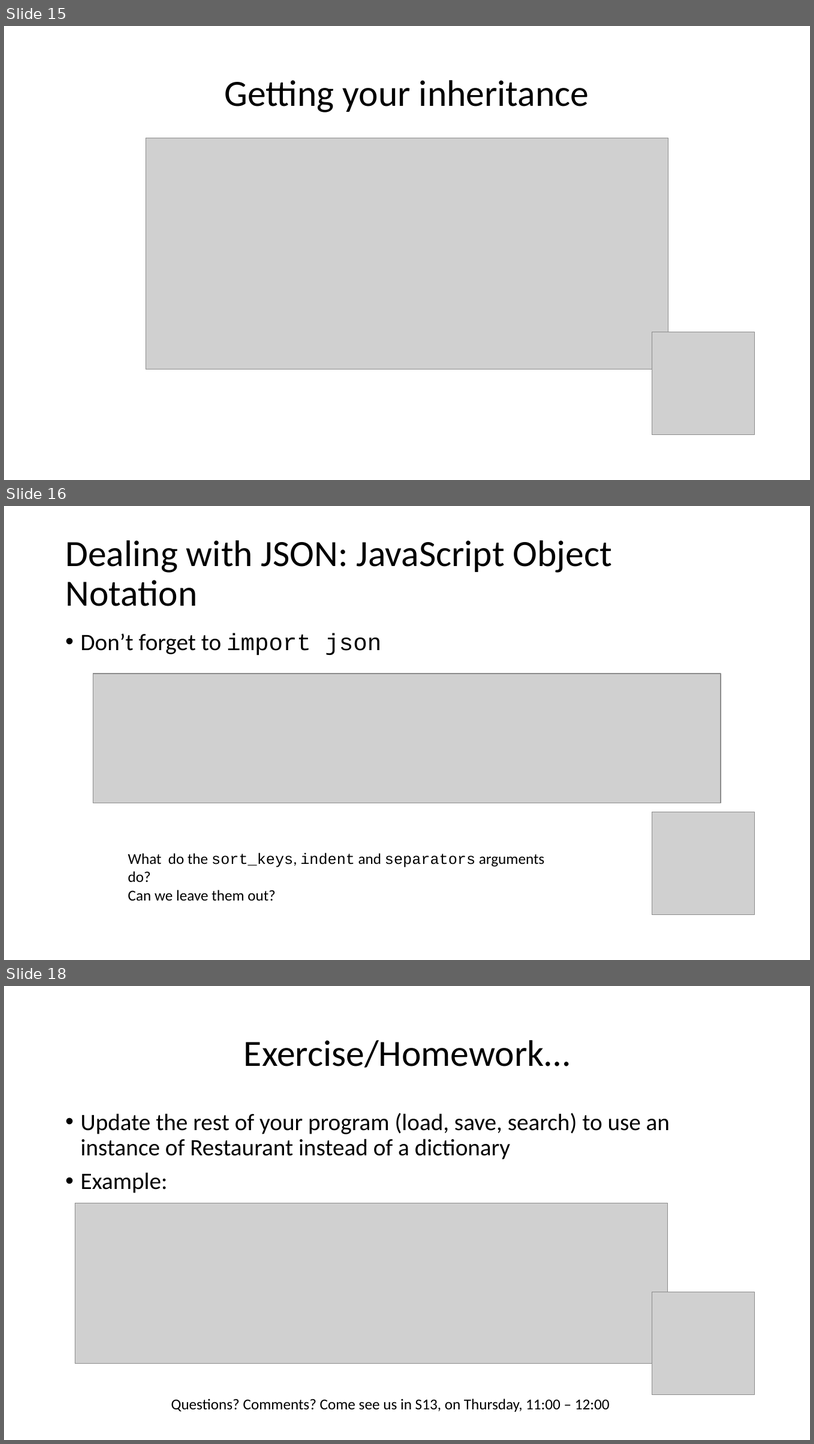
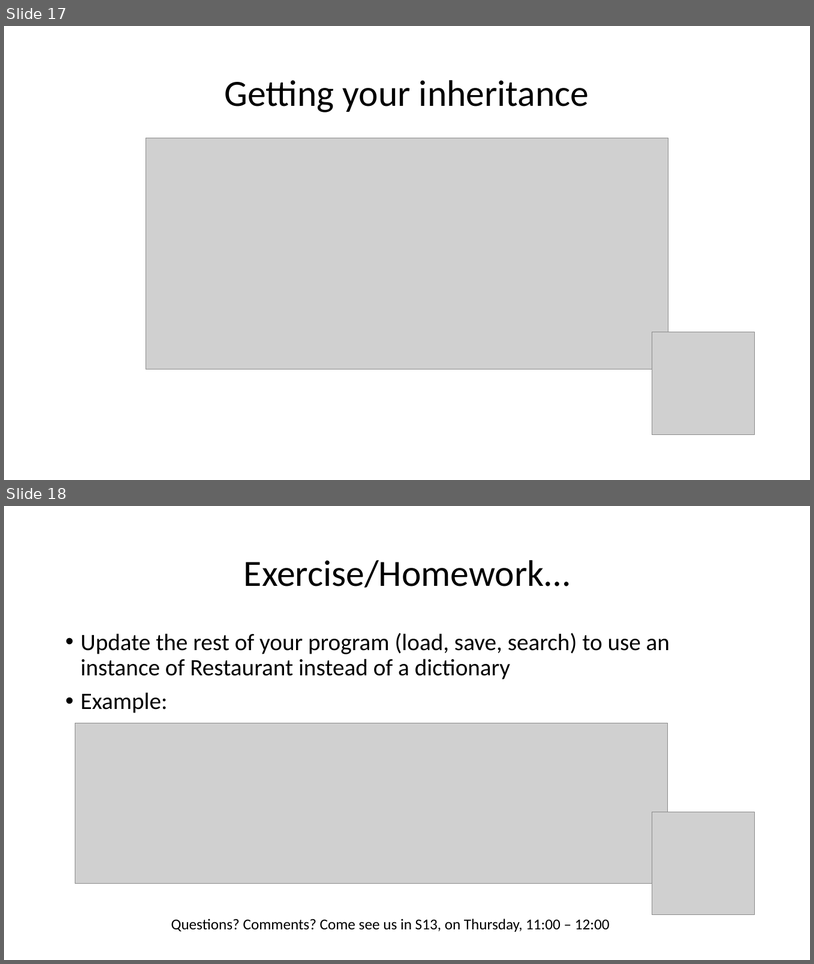
Before and after one commit to wilkotom/python_examples, a slide deck: Python as an additional language/Lesson 5/Session 5.pptx. Shown one above the other, each under a label of ours: slides 15, 16 and 18 before the commit, slides 17 and 18 after it; the slides between them are not shown. The pictures are 814x1444 and 814x964 pixels, drawn with LibreOffice and Linux fonts; fonts in the diff are those of the drawing; grey boxes stand for pictures. Boxes give left, top, right and bottom in pixels: in the first picture for what was removed or moved away, otherwise in the second. Text is boxed around its words. In the diff, an @@ line names an element or a change of style, - is before the commit and + after.

Commit message:
Removed JSON references (spoilers!)

```diff
--- a/Python as an additional language/Lesson 5/Session 5.pptx
+++ b/Python as an additional language/Lesson 5/Session 5.pptx
@@ slide 16 removed at bbox=[4, 506, 810, 960], background #FFFFFF @@
@@ title removed at bbox=[65, 540, 612, 606] @@
-Dealing with JSON: JavaScript Object Notation
@@ text removed at bbox=[81, 633, 381, 655] @@
-• Don’t forget to import json
@@ picture removed at bbox=[93, 673, 722, 803] @@
@@ picture removed at bbox=[653, 812, 755, 915] @@
@@ text removed at bbox=[128, 853, 545, 901] @@
-What do the sort_keys, indent and separators arguments do?
-Can we leave them out?
@@ what was slide 15 is now slide 17 @@
```
Also in this commit, not shown: 1 slide changed, 2 slides added, 1 other slide removed.
